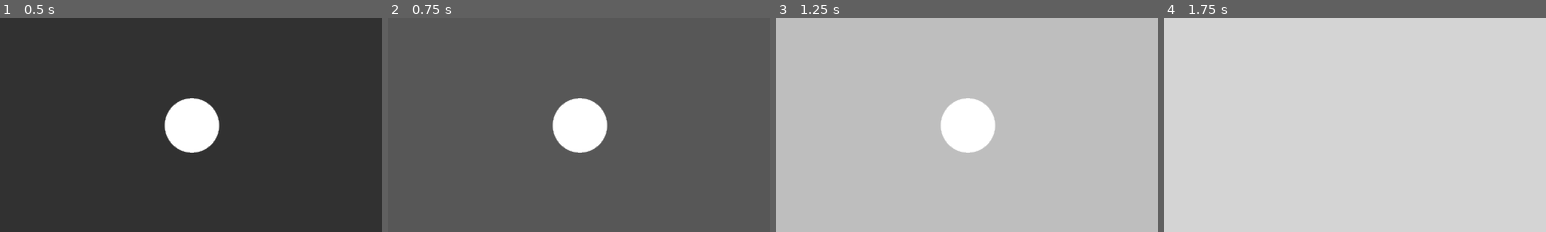
Above: before the commit, frames 1-4 (left to right).
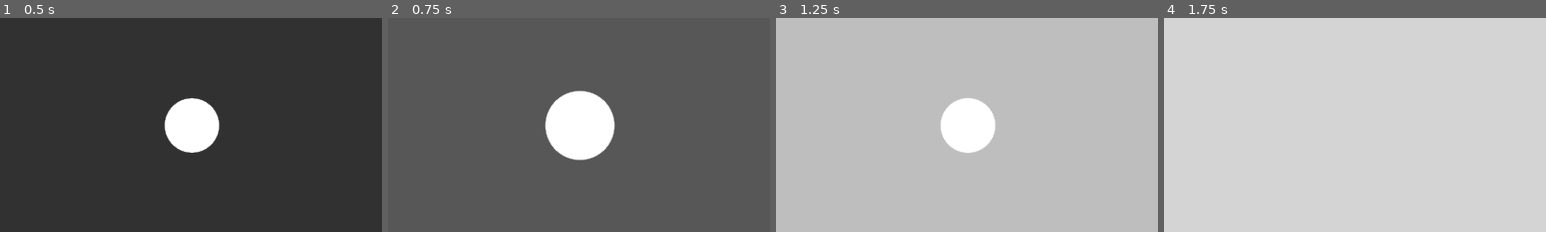
Above: after the commit, the same moments.

Repository: Cepukka/HEX
Game: Godot game, scene res://Scene/scene1.tscn
Two runs of this game, one before a commit and one after it. Both use one fixed random seed, a clock stepped at 60 frames per second and the inputs below. This scene is started directly instead of the project's main scene.
Inputs (mouse positions are % of the whole screen's width and height, from its top left; square brackets give the same spot before the commit, where the layout moved):
- Up to frame 1 (0.5 s): no input
- Up to frame 2 (0.75 s): click (50, 50) [43, 42] at 0.5 s
- Up to frame 3 (1.25 s): no input
- Up to frame 4 (1.75 s): click (50, 50) [43, 42] at 1.25 s
The pictures show only the part of the screen within x 25-75%, y 25-75%; the shares and areas given below are measured in that part.

Frame 1 is identical in both runs. In frame 2, 1.9% of the frame differs, in the area x 41-60%, y 33-67%; in frame 3, less than 0.1%; in frame 4, nothing differs.

Commit message:
FixedCircle

Diff:
--- a/Scene/Main.tscn
+++ b/Scene/Main.tscn
@@ -2,8 +2,7 @@
 
 [ext_resource path="res://Script/Circle.gd" type="Script" id=1]
 
-
-[node name="Root" type="Node2D" index="0"]
+[node name="Root" type="Node2D"]
 
 _sections_unfolded = [ "Transform", "Visibility" ]
 
@@ -12,4 +11,5 @@
 position = Vector2( 510.021, 205.257 )
 script = ExtResource( 1 )
 _sections_unfolded = [ "Material", "Transform", "Visibility" ]
+scale_multiplier = Vector2( 1, 1 )
 color = Color( 0, 0.53125, 0.437867, 1 )
--- a/Scene/Shape/circle.tscn
+++ b/Scene/Shape/circle.tscn
@@ -1,8 +1,47 @@
-[gd_scene load_steps=2 format=2]
+[gd_scene load_steps=4 format=2]
 
 [ext_resource path="res://Script/Circle.gd" type="Script" id=1]
+
+[sub_resource type="Animation" id=1]
+
+resource_name = "idle"
+length = 1.0
+loop = false
+step = 0.1
+
+[sub_resource type="Animation" id=2]
+
+resource_name = "pressed"
+length = 1.0
+loop = false
+step = 0.05
+tracks/0/type = "value"
+tracks/0/path = NodePath(".:scale_multiplier")
+tracks/0/interp = 1
+tracks/0/loop_wrap = true
+tracks/0/imported = false
+tracks/0/enabled = true
+tracks/0/keys = {
+"times": PoolRealArray( 0, 0.05, 1 ),
+"transitions": PoolRealArray( 4, 0.25, 1 ),
+"update": 0,
+"values": [ Vector2( 1, 1 ), Vector2( 1.5, 1.5 ), Vector2( 1, 1 ) ]
+}
 
 [node name="Circle" type="Node2D"]
 
 script = ExtResource( 1 )
+_sections_unfolded = [ "Transform" ]
+scale_multiplier = Vector2( 1, 1 )
 color = Color( 1, 1, 1, 1 )
+
+[node name="Animation" type="AnimationPlayer" parent="." index="0"]
+
+root_node = NodePath("..")
+autoplay = ""
+playback_process_mode = 1
+playback_default_blend_time = 0.0
+playback_speed = 1.0
+anims/idle = SubResource( 1 )
+anims/pressed = SubResource( 2 )
+blend_times = [  ]
--- a/Scene/scene1.tscn
+++ b/Scene/scene1.tscn
@@ -2,7 +2,6 @@
 
 [ext_resource path="res://Scene/scene1.gd" type="Script" id=1]
 [ext_resource path="res://Scene/Shape/circle.tscn" type="PackedScene" id=2]
-
 
 [node name="Root" type="Node" index="0"]
 
@@ -31,19 +30,18 @@
 
 position = Vector2( 427, 240 )
 scale = Vector2( 3, 3 )
-_sections_unfolded = [ "Transform" ]
 
-[node name="Button" type="Button" parent="Circle" index="0"]
+[node name="Button" type="Button" parent="Circle" index="1"]
 
 self_modulate = Color( 1, 1, 1, 0 )
 anchor_left = 0.0
 anchor_top = 0.0
-anchor_right = 1.0
-anchor_bottom = 1.0
-margin_left = -32.0
-margin_top = -32.0
-margin_right = -32.0
-margin_bottom = -32.0
+anchor_right = 0.0
+anchor_bottom = 0.0
+margin_left = -17.0
+margin_top = -18.0
+margin_right = 17.0
+margin_bottom = 19.0
 rect_pivot_offset = Vector2( 0, 0 )
 rect_clip_content = false
 focus_mode = 2
@@ -55,19 +53,10 @@
 enabled_focus_mode = 2
 shortcut = null
 group = null
-flat = false
+flat = true
 align = 1
-_sections_unfolded = [ "Anchor", "Margin", "Size Flags", "Visibility" ]
-
-[node name="Tween" type="Tween" parent="Circle" index="1"]
-
-repeat = false
-playback_process_mode = 1
-playback_speed = 1.0
-playback/active = false
-playback/repeat = false
-playback/speed = 1.0
-
-[connection signal="mouse_entered" from="Circle/Button" to="Circle" method="_on_Button_mouse_entered"]
+_sections_unfolded = [ "Visibility" ]
 
 [connection signal="pressed" from="Circle/Button" to="." method="_on_Button_pressed"]
+
+[connection signal="pressed" from="Circle/Button" to="Circle" method="_on_Button_pressed"]
--- a/Script/Circle.gd
+++ b/Script/Circle.gd
@@ -3,12 +3,16 @@
 const SIDE_LEN_PX = 2
 
 var radius = 10
+var current_scale = Vector2()
+export var scale_multiplier = Vector2(1,1) setget multiscale
 export var color = Color(1, 1, 1) setget color_change
 var vertices = PoolVector2Array()
 var empty = PoolVector2Array()
 
 func _ready():
+	$Animation.play("idle")
 	circle_radius()
+	current_scale = scale
 
 func circle_radius():
 	var dy = SIDE_LEN_PX / 2
@@ -30,6 +34,10 @@
 	color = value
 	update()
 
-func _on_Button_mouse_entered():
-	$Tween.interpolate_property(self, "transform/scale", Vector2(1, 1), Vector2(1.2, 1.2), 0.1, Tween.TRANS_LINEAR, Tween.EASE_OUT)
-	$Tween.start()
+func multiscale(value):
+	scale_multiplier = value
+	scale = current_scale*scale_multiplier
+
+
+func _on_Button_pressed():
+	$Animation.play("pressed")
